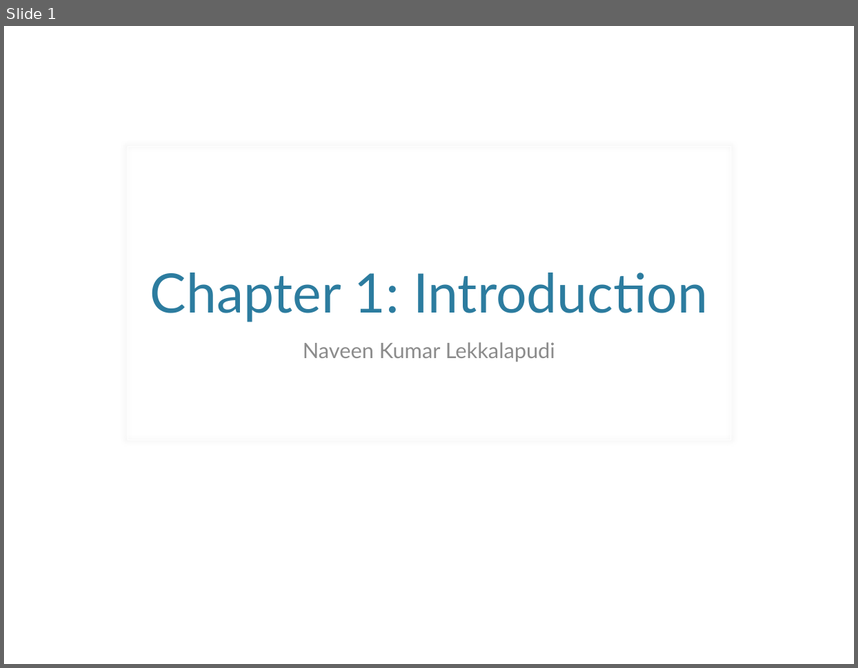
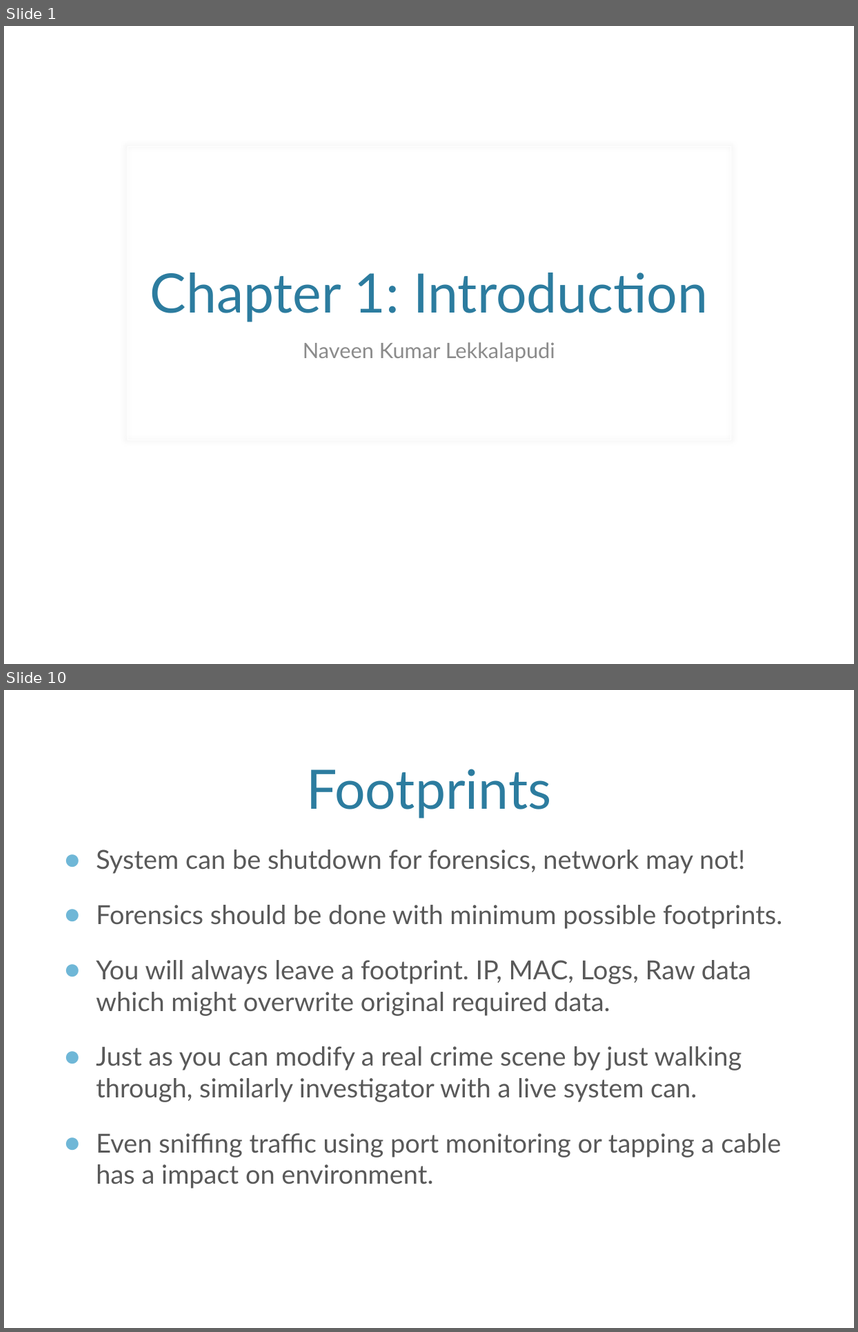
Before and after one commit to nave91/CS695NetForensics, a slide deck: Ch1.Introduction.pptx. Shown one above the other, each under a label of ours: slide 1 before the commit, slides 1 and 10 after it; the slides between them are not shown. The pictures are 858x668 and 858x1332 pixels, drawn with LibreOffice and Linux fonts; fonts in the diff are those of the drawing; background and template pictures are left out. Boxes give left, top, right and bottom in pixels: in the first picture for what was removed or moved away, otherwise in the second. Text is boxed around its words. In the diff, an @@ line names an element or a change of style, - is before the commit and + after.

```diff
--- a/Ch1.Introduction.pptx
+++ b/Ch1.Introduction.pptx
@@ slide 10 added at box(4, 690, 854, 1328), background picture (left out) @@
@@ title added at box(306, 769, 551, 818), 46 pt, text #2C7C9F @@
+Footprints
@@ text added at box(96, 849, 782, 1188), 22.2 pt, text #595959 @@
+● System can be shutdown for forensics, network may not!
+● Forensics should be done with minimum possible footprints.
+● You will always leave a footprint. IP, MAC, Logs, Raw data which might overwrite original required data.
+● Just as you can modify a real crime scene by just walking through, similarly investigator with a live system can.
+● Even sniffing traffic using port monitoring or tapping a cable has a impact on environment.
```
Also in this commit, not shown: 21 other slides added.
